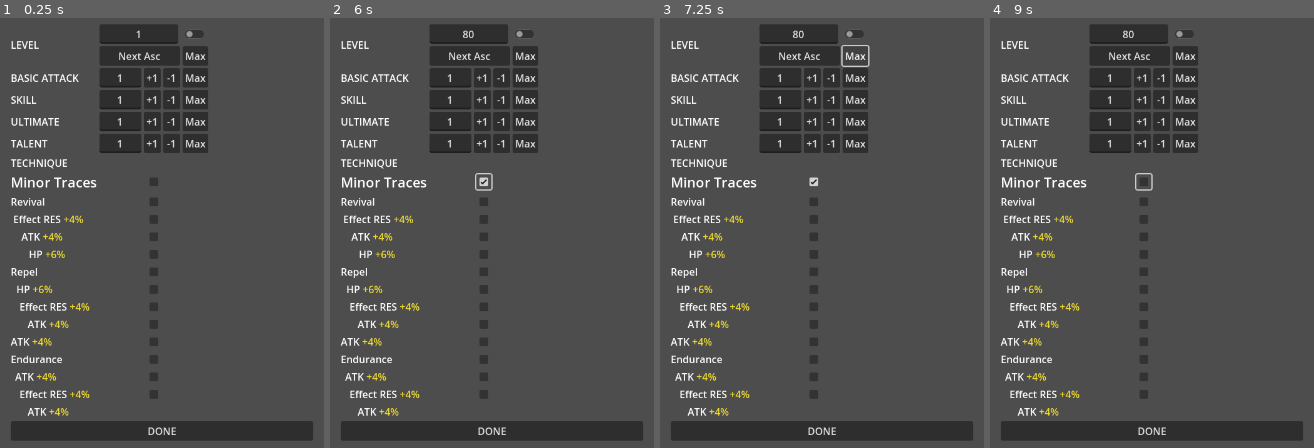
Above: before the commit, frames 1-4 (left to right).
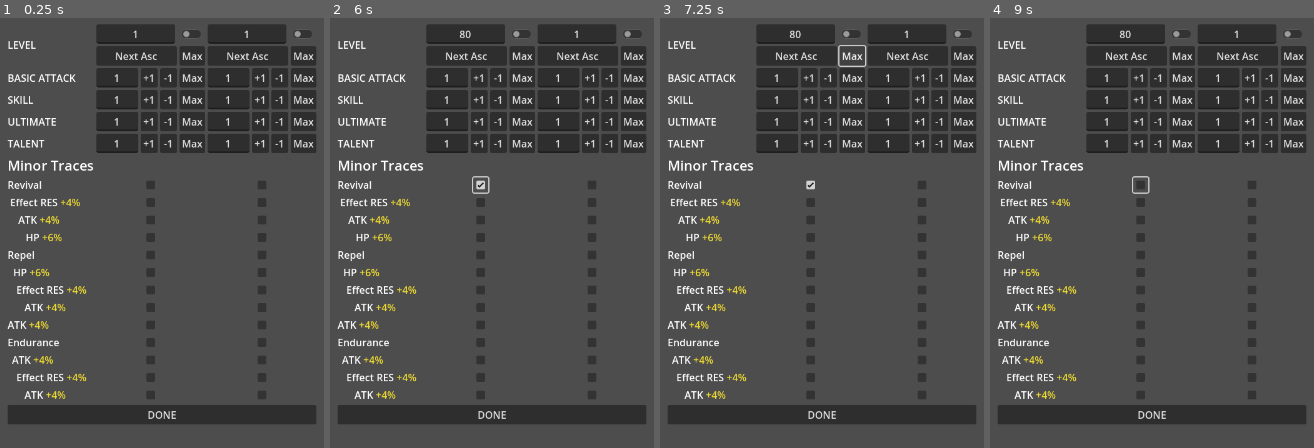
Above: after the commit, the same moments.

Repository: Rydahhhhhh/HoyoPlanner
Game: Godot game, scene res://Scenes/main/main.tscn
Same seed, same stepped clock (60 frames per second), same inputs: the game is played once before the commit and once after it.
Inputs (mouse positions are in pixels of both pictures, inside the frame that each line leads up to):
- Up to frame 1 (0.25 s): no input
- Up to frame 2 (6 s): click "DONE" at 0.5 s; click "DONE" at 1.25 s; click "Next Asc" at 2 s; click "Next Asc" at 2.75 s; click "Max" at 3.5 s; click "+1" at 4.25 s; click "-1" at 5 s; click (482, 181) at 5.77 s
- Up to frame 3 (7.25 s): click "Max" at 6.5 s
- Up to frame 4 (9 s): click "+1" at 7.25 s; click "-1" at 8 s; click (1142, 181) at 8.77 s

The runs differ from the first frame. In frame 1, 22% of the frame differs, in the area x 2-98%, y 1-99%; in frame 2, 22%; in frame 3, 22%; in frame 4, 22%.

Commit message:
Made sr character plan resource, and incorporated it into the sr input column

Diff:
--- a/Scenes/Character Planner Menu/character_planner_menu.gd
+++ b/Scenes/Character Planner Menu/character_planner_menu.gd
@@ -3,3 +3,7 @@
 
 @onready var sr_character_plan: HBoxContainer = $SrCharacterPlan
 @onready var button: Button = $Button
+
+
+func _on_button_pressed() -> void:
+	print(sr_character_plan.get_plan_steps())
--- a/Scenes/Character Planner Menu/character_planner_menu.tscn
+++ b/Scenes/Character Planner Menu/character_planner_menu.tscn
@@ -1,6 +1,6 @@
 [gd_scene load_steps=3 format=3 uid="uid://cw8toj2wvpp2p"]
 
-[ext_resource type="PackedScene" uid="uid://y0xp70vofje8" path="res://Scenes/Character Planner Menu/sr_character_plan.tscn" id="1_3av1a"]
+[ext_resource type="PackedScene" uid="uid://y0xp70vofje8" path="res://Scenes/sr/sr_character_plan.tscn" id="1_3av1a"]
 [ext_resource type="Script" path="res://Scenes/Character Planner Menu/character_planner_menu.gd" id="1_n3a7k"]
 
 [node name="Character Planner Menu" type="VBoxContainer"]
--- a/Scenes/Character Planner Menu/check_box_input.tscn
+++ b/Scenes/Character Planner Menu/check_box_input.tscn
@@ -4,7 +4,7 @@
 
 [node name="CheckBoxInput" type="CenterContainer"]
 script = ExtResource("1_5du8b")
-value = false
+button_pressed = false
 
 [node name="CheckBox" type="CheckBox" parent="."]
 layout_mode = 2
--- a/Scenes/Character Planner Menu/sr_character_plan.tscn
+++ b/Scenes/sr/sr_character_plan.tscn
@@ -1,7 +1,7 @@
 [gd_scene load_steps=6 format=3 uid="uid://y0xp70vofje8"]
 
 [ext_resource type="Script" path="res://Scripts/Global Nodes/SrCharacterPlan.gd" id="1_yn261"]
-[ext_resource type="PackedScene" uid="uid://ceqf0sud2bgtn" path="res://Scenes/Character Planner Menu/sr_input_column.tscn" id="3_ccqgt"]
+[ext_resource type="PackedScene" uid="uid://ceqf0sud2bgtn" path="res://Scenes/sr/sr_input_column.tscn" id="3_ccqgt"]
 
 [sub_resource type="SystemFont" id="SystemFont_xckqa"]
 font_names = PackedStringArray("Segoe UI")
@@ -25,8 +25,8 @@
 anchor_bottom = 0.5
 offset_left = -241.0
 offset_top = -318.0
-offset_right = 278.0
-offset_bottom = 321.0
+offset_right = 243.0
+offset_bottom = 286.0
 grow_horizontal = 2
 grow_vertical = 2
 script = ExtResource("1_yn261")
@@ -81,15 +81,6 @@
 horizontal_alignment = 1
 vertical_alignment = 1
 
-[node name="TechniqueLabel" type="Label" parent="SrLabelColumn"]
-custom_minimum_size = Vector2(0, 31)
-layout_mode = 2
-size_flags_horizontal = 0
-theme_override_fonts/font = SubResource("SystemFont_xckqa")
-text = "TECHNIQUE"
-horizontal_alignment = 1
-vertical_alignment = 1
-
 [node name="Minor Traces" type="RichTextLabel" parent="SrLabelColumn"]
 custom_minimum_size = Vector2(0, 30)
 layout_mode = 2
@@ -278,3 +269,7 @@
 [node name="SrInputColumn" parent="." instance=ExtResource("3_ccqgt")]
 unique_name_in_owner = true
 layout_mode = 2
+
+[node name="SrInputColumn2" parent="." instance=ExtResource("3_ccqgt")]
+unique_name_in_owner = true
+layout_mode = 2
--- /dev/null
+++ b/Scenes/sr/sr_character_plan_step.gd
@@ -0,0 +1,28 @@
+@tool
+class_name SrCharacterPlanStep extends Resource
+
+@export var character_level: int
+@export var basic_attack_level: int
+@export var skill_level: int
+@export var ultimate_level: int
+@export var talent_level: int
+
+@export_category("Minor Traces")
+@export var passive_trace_1: bool
+@export var passive_trace_2: bool
+@export var passive_trace_3: bool
+
+@export var stat_trace_1: bool
+@export var stat_trace_2: bool
+@export var stat_trace_3: bool
+@export var stat_trace_4: bool
+@export var stat_trace_5: bool
+@export var stat_trace_6: bool
+@export var stat_trace_7: bool
+@export var stat_trace_8: bool
+@export var stat_trace_9: bool
+@export var stat_trace_10: bool
+
+## For binding
+func set_last(value: Variant, property: StringName):
+	set(property, value)
--- a/Scenes/Character Planner Menu/sr_input_column.gd
+++ b/Scenes/sr/sr_input_column.gd
@@ -11,6 +11,8 @@
 	{"character": 80, "basic_attack": 6, "skill": 10, "ultimate": 10, "talent": 10}
 ]
 
+var data = SrCharacterPlanStep.new()
+
 @onready var character_level: ExpandedIntInput = %CharacterLevel
 @onready var basic_attack_level: SimpleIntInput = %BasicAttackLevel
 @onready var skill_level: SimpleIntInput = %SkillLevel
@@ -20,51 +22,46 @@
 @onready var passive_trace_1: CenterContainer = %PassiveTrace1
 @onready var passive_trace_2: CenterContainer = %PassiveTrace2
 @onready var passive_trace_3: CenterContainer = %PassiveTrace3
-@onready var minor_trace_1: CenterContainer = %MinorTrace1
-@onready var minor_trace_2: CenterContainer = %MinorTrace2
-@onready var minor_trace_3: CenterContainer = %MinorTrace3
-@onready var minor_trace_4: CenterContainer = %MinorTrace4
-@onready var minor_trace_5: CenterContainer = %MinorTrace5
-@onready var minor_trace_6: CenterContainer = %MinorTrace6
-@onready var minor_trace_7: CenterContainer = %MinorTrace7
-@onready var minor_trace_8: CenterContainer = %MinorTrace8
-@onready var minor_trace_9: CenterContainer = %MinorTrace9
-@onready var minor_trace_10: CenterContainer = %MinorTrace10
+@onready var stat_trace_1: CenterContainer = %StatTrace1
+@onready var stat_trace_2: CenterContainer = %StatTrace2
+@onready var stat_trace_3: CenterContainer = %StatTrace3
+@onready var stat_trace_4: CenterContainer = %StatTrace4
+@onready var stat_trace_5: CenterContainer = %StatTrace5
+@onready var stat_trace_6: CenterContainer = %StatTrace6
+@onready var stat_trace_7: CenterContainer = %StatTrace7
+@onready var stat_trace_8: CenterContainer = %StatTrace8
+@onready var stat_trace_9: CenterContainer = %StatTrace9
+@onready var stat_trace_10: CenterContainer = %StatTrace10
 
 func _ready() -> void:
-	character_level.switch_validator = ascension_switch_validator
-	character_level.switch_disable_condition = ascension_switch_disable
+	character_level.value_changed.connect(data.set_last.bind("character_level"))
+	basic_attack_level.value_changed.connect(data.set_last.bind("basic_attack_level"))
+	skill_level.value_changed.connect(data.set_last.bind("skill_level"))
+	ultimate_level.value_changed.connect(data.set_last.bind("ultimate_level"))
+	talent_level.value_changed.connect(data.set_last.bind("talent_level"))
+
+	passive_trace_1.value_changed.connect(data.set_last.bind("passive_trace_1"))
+	passive_trace_2.value_changed.connect(data.set_last.bind("passive_trace_2"))
+	passive_trace_3.value_changed.connect(data.set_last.bind("passive_trace_3"))
+	stat_trace_1.value_changed.connect(data.set_last.bind("stat_trace_1"))
+	stat_trace_2.value_changed.connect(data.set_last.bind("stat_trace_2"))
+	stat_trace_3.value_changed.connect(data.set_last.bind("stat_trace_3"))
+	stat_trace_4.value_changed.connect(data.set_last.bind("stat_trace_4"))
+	stat_trace_5.value_changed.connect(data.set_last.bind("stat_trace_5"))
+	stat_trace_6.value_changed.connect(data.set_last.bind("stat_trace_6"))
+	stat_trace_7.value_changed.connect(data.set_last.bind("stat_trace_7"))
+	stat_trace_8.value_changed.connect(data.set_last.bind("stat_trace_8"))
+	stat_trace_9.value_changed.connect(data.set_last.bind("stat_trace_9"))
+	stat_trace_10.value_changed.connect(data.set_last.bind("stat_trace_10"))
+
+	character_level.switch_validator = _ascension_switch_validator
+	character_level.switch_disable_condition = _ascension_switch_disable
 	return
-
-func get_data():
-	var data = {}
-	data["CharacterLevel"] = character_level.value
-	data["BasicAttackLevel"] = basic_attack_level.value
-	data["SkillLevel"] = skill_level.value
-	data["UltimateLevel"] = ultimate_level.value
-	data["TalentLevel"] = talent_level.value
-
-	data["PassiveTrace1"] = passive_trace_1.value
-	data["PassiveTrace2"] = passive_trace_2.value
-	data["PassiveTrace3"] = passive_trace_3.value
-	data["MinorTrace1"] = minor_trace_1.value
-	data["MinorTrace2"] = minor_trace_2.value
-	data["MinorTrace3"] = minor_trace_3.value
-	data["MinorTrace4"] = minor_trace_4.value
-	data["MinorTrace5"] = minor_trace_5.value
-	data["MinorTrace6"] = minor_trace_6.value
-	data["MinorTrace7"] = minor_trace_7.value
-	data["MinorTrace8"] = minor_trace_8.value
-	data["MinorTrace9"] = minor_trace_9.value
-	data["MinorTrace10"] = minor_trace_10.value
-
-	return data
-
 
 # ====================================================== #
 #                      VALIDATORS                        #
 # ====================================================== #
-func ascension_switch_validator(to: bool):
+func _ascension_switch_validator(to: bool):
 	var at_lowest_ascension = character_level.value < get_max_level(0, "character")
 	var at_highest_ascension = character_level.value > get_max_level(-2, "character")
 	var at_ascension_level = character_level.value in get_max_levels("character")
@@ -76,7 +73,7 @@
 
 	return true
 
-func ascension_switch_disable(value: bool):
+func _ascension_switch_disable(value: bool):
 	var at_ascension_level = character_level.value in get_max_levels("character")
 	var at_highest_ascension = character_level.value > get_max_level(-2, "character")
 
--- a/Scenes/Character Planner Menu/sr_input_column.tscn
+++ b/Scenes/sr/sr_input_column.tscn
@@ -1,6 +1,6 @@
 [gd_scene load_steps=5 format=3 uid="uid://ceqf0sud2bgtn"]
 
-[ext_resource type="Script" path="res://Scenes/Character Planner Menu/sr_input_column.gd" id="1_20kso"]
+[ext_resource type="Script" path="res://Scenes/sr/sr_input_column.gd" id="1_20kso"]
 [ext_resource type="PackedScene" uid="uid://b6nwlb7e1yvvc" path="res://Scenes/Character Planner Menu/expanded_int_input.tscn" id="2_pnd7q"]
 [ext_resource type="PackedScene" uid="uid://cj1g1mdugi5k0" path="res://Scenes/Character Planner Menu/simple_int_input.tscn" id="3_b5nwk"]
 [ext_resource type="PackedScene" uid="uid://pl3mrqe03nvi" path="res://Scenes/Character Planner Menu/check_box_input.tscn" id="4_n5cvp"]
@@ -42,64 +42,51 @@
 [node name="PassiveTrace1" parent="." instance=ExtResource("4_n5cvp")]
 unique_name_in_owner = true
 layout_mode = 2
-button_pressed = false
 
 [node name="PassiveTrace2" parent="." instance=ExtResource("4_n5cvp")]
 unique_name_in_owner = true
 layout_mode = 2
-button_pressed = false
 
 [node name="PassiveTrace3" parent="." instance=ExtResource("4_n5cvp")]
 unique_name_in_owner = true
 layout_mode = 2
-button_pressed = false
 
-[node name="MinorTrace1" parent="." instance=ExtResource("4_n5cvp")]
+[node name="StatTrace1" parent="." instance=ExtResource("4_n5cvp")]
 unique_name_in_owner = true
 layout_mode = 2
-button_pressed = false
 
-[node name="MinorTrace2" parent="." instance=ExtResource("4_n5cvp")]
+[node name="StatTrace2" parent="." instance=ExtResource("4_n5cvp")]
 unique_name_in_owner = true
 layout_mode = 2
-button_pressed = false
 
-[node name="MinorTrace3" parent="." instance=ExtResource("4_n5cvp")]
+[node name="StatTrace3" parent="." instance=ExtResource("4_n5cvp")]
 unique_name_in_owner = true
 layout_mode = 2
-button_pressed = false
 
-[node name="MinorTrace4" parent="." instance=ExtResource("4_n5cvp")]
+[node name="StatTrace4" parent="." instance=ExtResource("4_n5cvp")]
 unique_name_in_owner = true
 layout_mode = 2
-button_pressed = false
 
-[node name="MinorTrace5" parent="." instance=ExtResource("4_n5cvp")]
+[node name="StatTrace5" parent="." instance=ExtResource("4_n5cvp")]
 unique_name_in_owner = true
 layout_mode = 2
-button_pressed = false
 
-[node name="MinorTrace6" parent="." instance=ExtResource("4_n5cvp")]
+[node name="StatTrace6" parent="." instance=ExtResource("4_n5cvp")]
 unique_name_in_owner = true
 layout_mode = 2
-button_pressed = false
 
-[node name="MinorTrace7" parent="." instance=ExtResource("4_n5cvp")]
+[node name="StatTrace7" parent="." instance=ExtResource("4_n5cvp")]
 unique_name_in_owner = true
 layout_mode = 2
-button_pressed = false
 
-[node name="MinorTrace8" parent="." instance=ExtResource("4_n5cvp")]
+[node name="StatTrace8" parent="." instance=ExtResource("4_n5cvp")]
 unique_name_in_owner = true
 layout_mode = 2
-button_pressed = false
 
-[node name="MinorTrace9" parent="." instance=ExtResource("4_n5cvp")]
+[node name="StatTrace9" parent="." instance=ExtResource("4_n5cvp")]
 unique_name_in_owner = true
 layout_mode = 2
-button_pressed = false
 
-[node name="MinorTrace10" parent="." instance=ExtResource("4_n5cvp")]
+[node name="StatTrace10" parent="." instance=ExtResource("4_n5cvp")]
 unique_name_in_owner = true
 layout_mode = 2
-button_pressed = false
--- a/Scenes/Character Planner Menu/sr_label_column.tscn
+++ b/Scenes/sr/sr_label_column.tscn
@@ -1,6 +1,6 @@
 [gd_scene load_steps=5 format=3 uid="uid://dlh4aekng5g22"]
 
-[ext_resource type="Script" path="res://Scenes/Character Planner Menu/sr_label_column.gd" id="1_0mbws"]
+[ext_resource type="Script" path="res://Scenes/sr/sr_label_column.gd" id="1_0mbws"]
 
 [sub_resource type="SystemFont" id="SystemFont_xckqa"]
 font_names = PackedStringArray("Segoe UI")
--- a/Scripts/Global Nodes/SrCharacterPlan.gd
+++ b/Scripts/Global Nodes/SrCharacterPlan.gd
@@ -3,7 +3,16 @@
 
 @onready var sr_label_column: VBoxContainer = %SrLabelColumn
 @onready var sr_input_column: VBoxContainer = %SrInputColumn
+@onready var sr_input_column_2: VBoxContainer = %SrInputColumn2
 
 func _ready() -> void:
 	add_grid_column(sr_label_column)
 	add_grid_column(sr_input_column)
+	add_grid_column(sr_input_column_2)
+
+func get_plan_steps():
+	return [sr_input_column.data, sr_input_column_2.data]
+
+# ====================================================== #
+#                      END OF FILE                       #
+# ====================================================== #
Renamed: Scenes/Character Planner Menu/sr_label_column.gd -> Scenes/sr/sr_label_column.gd
